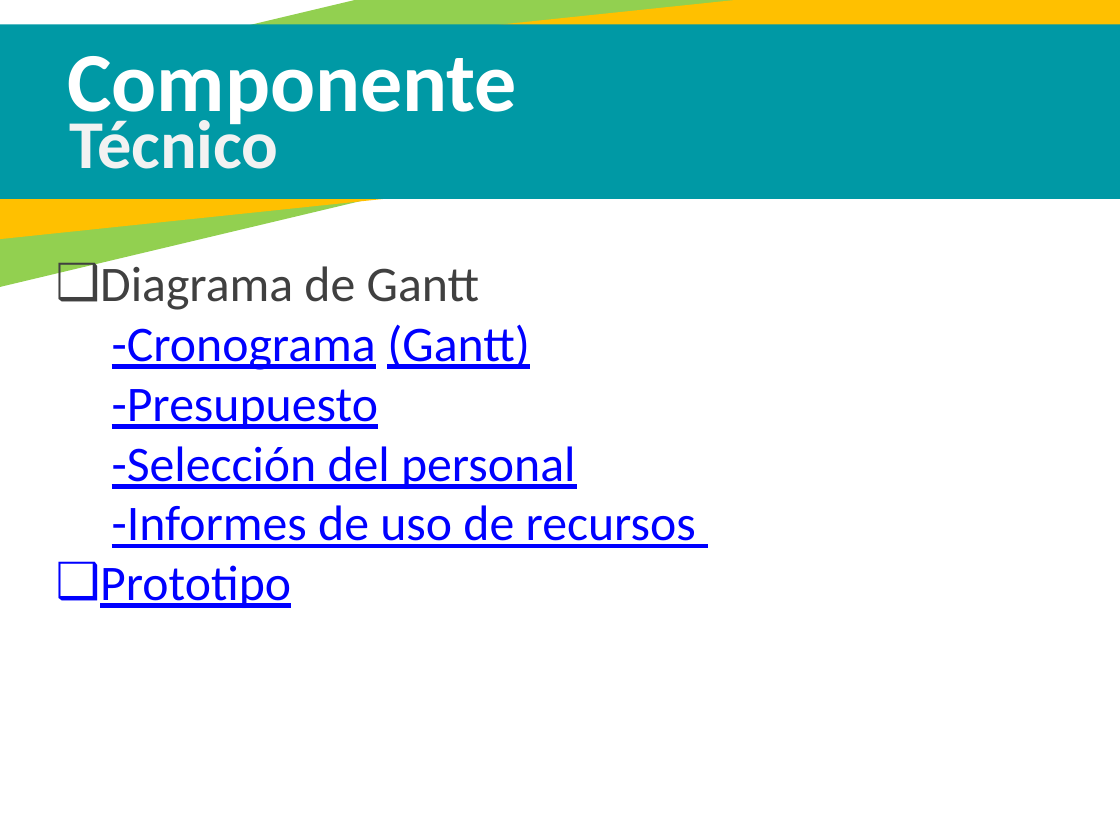
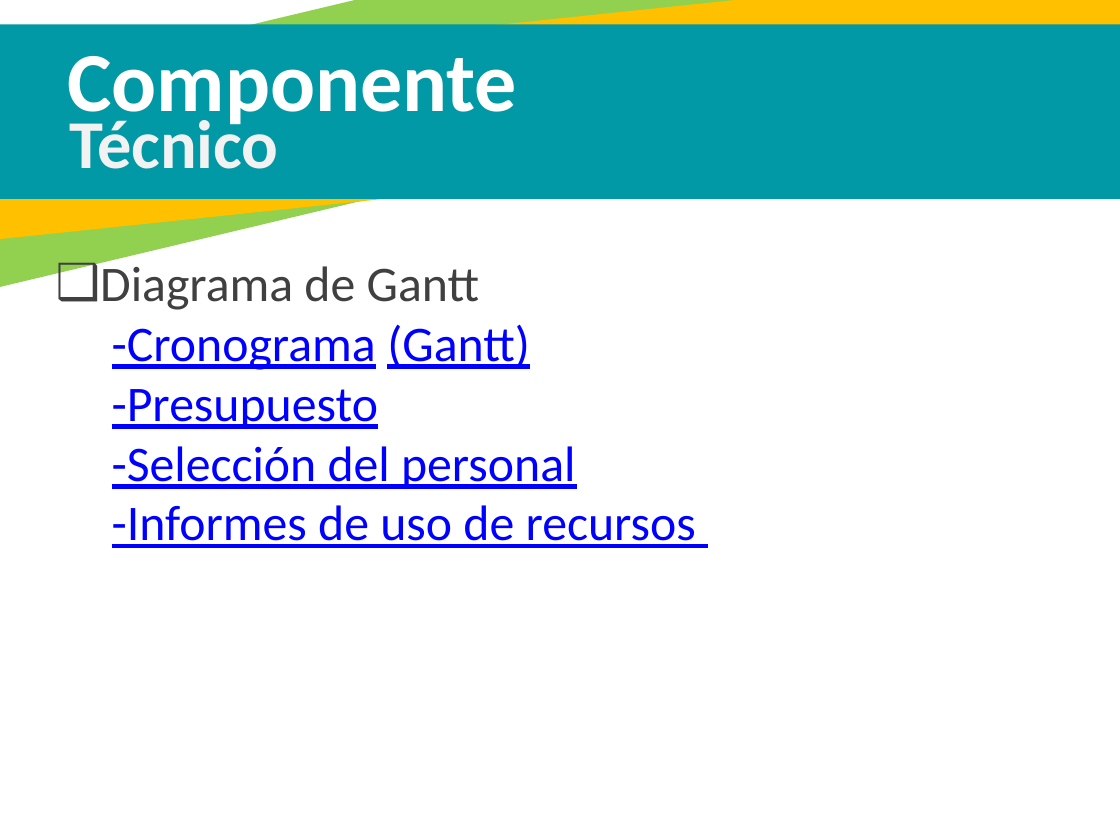
Before and after one commit to JorgeCanchon/Klimatizar-, a slide deck: slide 15 of Sistematización inventario KLIMATIZAR COLOMBIA SAS.pptx. Drawn at 1120x840 pixels with LibreOffice and Linux fonts; fonts in the diff are those of the drawing. Boxes give left, top, right and bottom in pixels: in the first picture for what was removed or moved away, otherwise in the second. Text is boxed around its words. In the diff, an @@ line names an element or a change of style, - is before the commit and + after.

```diff
--- a/Sistematización inventario KLIMATIZAR COLOMBIA SAS.pptx
+++ b/Sistematización inventario KLIMATIZAR COLOMBIA SAS.pptx
@@ text at <box>100,565,291,608</box>: paragraph removed @@
-❑ Prototipo
```
Also in this commit, not shown: 7 other slides changed, 3 slides added, 9 other files.
